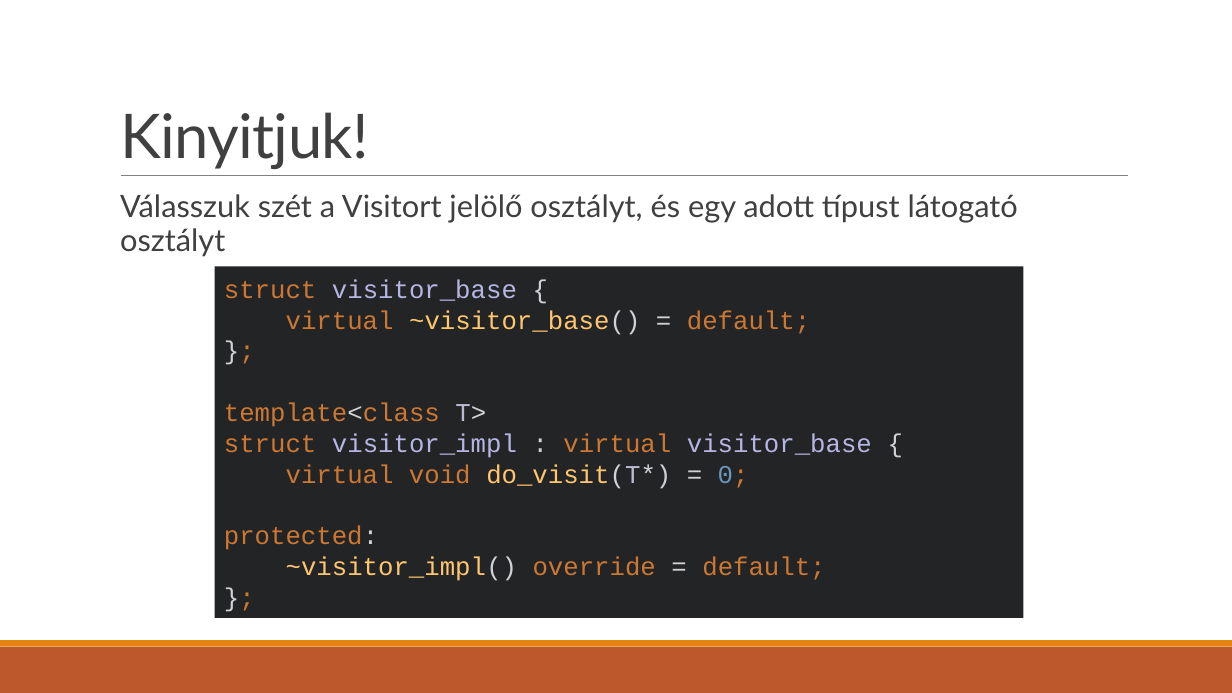
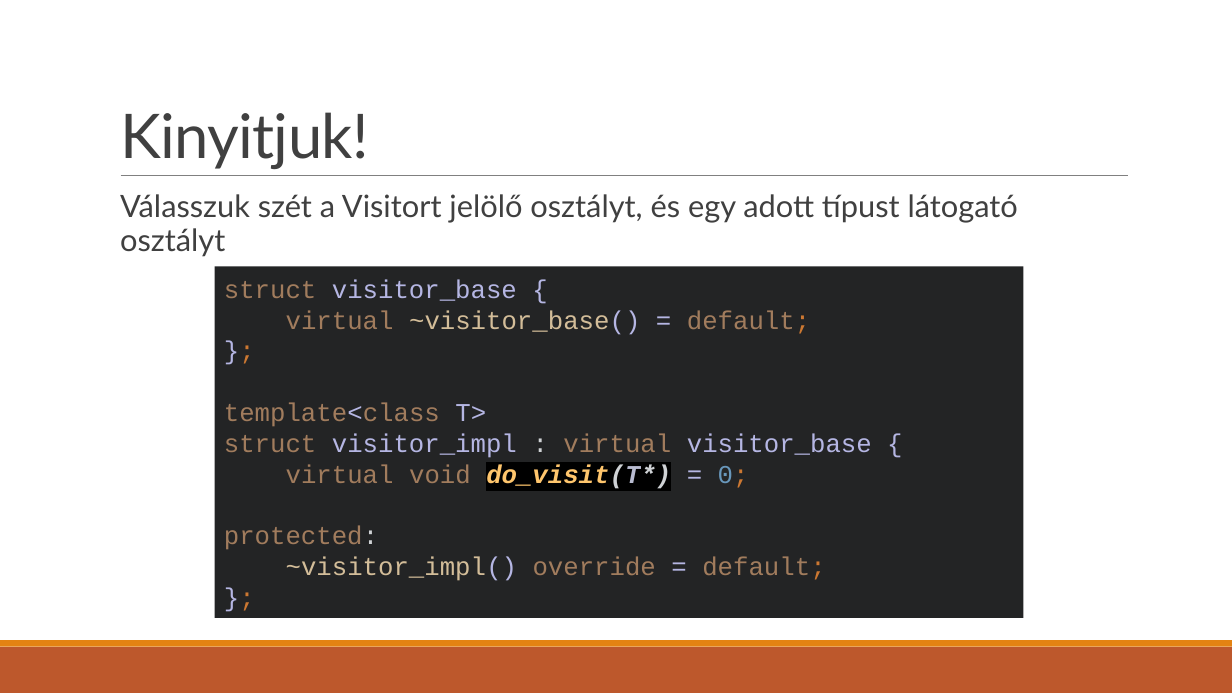
Before and after one commit to bodand/progkonf2022, a slide deck: slide 5 of prezentáció/Típushelyes cachelés.pptx. Drawn at 1232x693 pixels with LibreOffice and Linux fonts; fonts in the diff are those of the drawing. Boxes give left, top, right and bottom in pixels: in the first picture for what was removed or moved away, otherwise in the second. Text is boxed around its words. In the diff, an @@ line names an element or a change of style, - is before the commit and + after.

Commit message:
finishing touches on prez

```diff
--- a/prezentáció/Típushelyes cachelés.pptx
+++ b/prezentáció/Típushelyes cachelés.pptx
@@ rectangle "struct visitor_base { virtual ~visitor_base() ..." at <box>214,266,1023,617</box>: text colour #CC7832 to #A17C5D in "struct virtual default; template<class struct virtual virtua ...", "override default;"; text colour #CFD2D5 to #B5B6E3 in "{ ~visitor_base() = }; template<class T> { ...", "~visitor_impl() = };"; text colour #FFC66D to #D3BD99 in "~visitor_base()", "~visitor_impl()"; text colour #B9BCD1 to #B5B6E3 in "T>"; highlight none to #000000, bold on, italic on in "do_visit(T*)" @@
```
